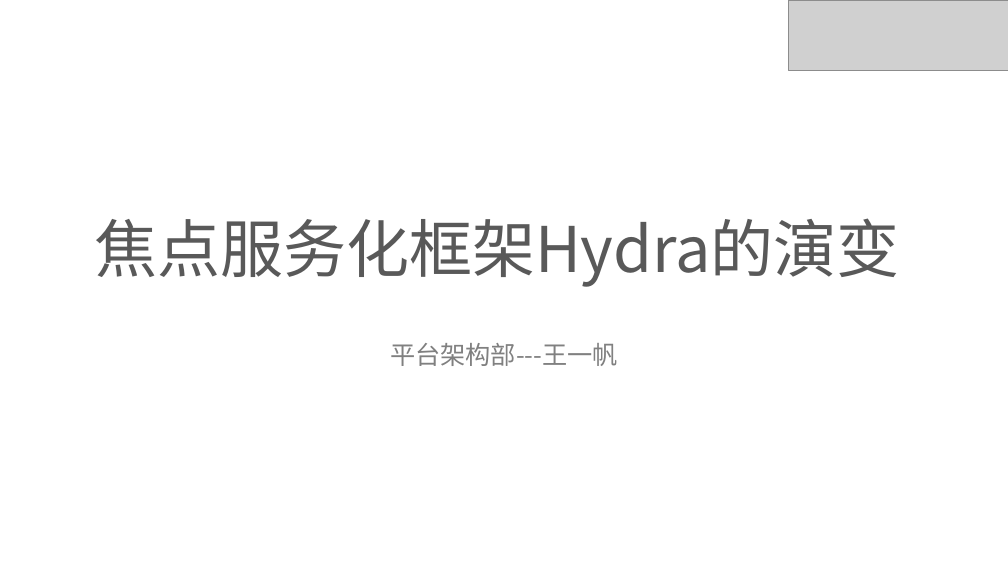
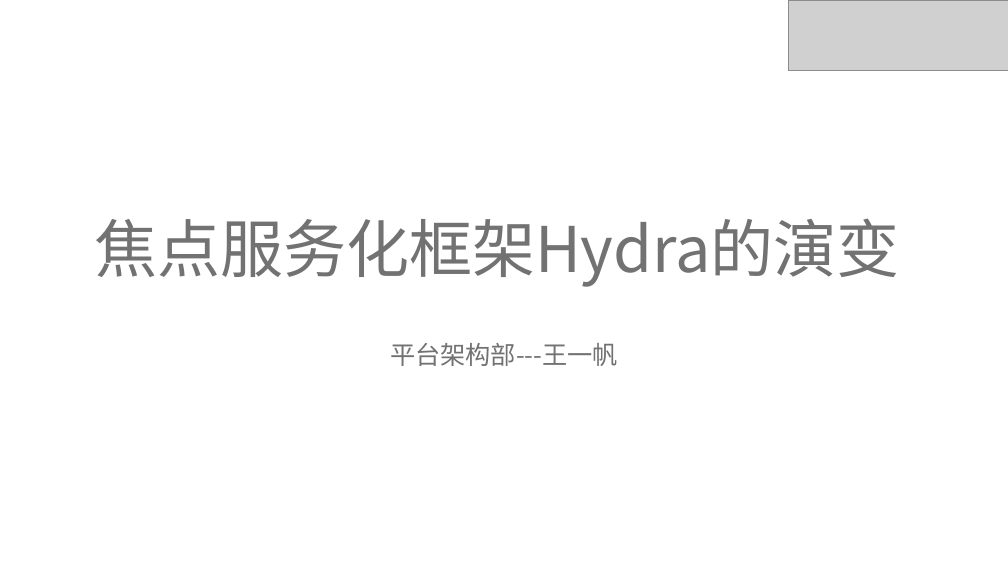
Before and after one commit to ivaneye/ivaneye.github.com, a slide deck: slide 1 of source/ppt/work/焦点服务化框架Hydra的演变-王一帆.pptx. Drawn at 1008x567 pixels with LibreOffice and Linux fonts; fonts in the diff are those of the drawing; grey boxes stand for pictures. Boxes give left, top, right and bottom in pixels: in the first picture for what was removed or moved away, otherwise in the second. Text is boxed around its words. In the diff, an @@ line names an element or a change of style, - is before the commit and + after.

```diff
--- a/source/ppt/work/焦点服务化框架Hydra的演变-王一帆.pptx
+++ b/source/ppt/work/焦点服务化框架Hydra的演变-王一帆.pptx
@@ title "焦点服务化框架Hydra的演变" at bbox=[94, 218, 900, 287]: text colour #595959 to #727272 @@
```
Also in this commit, not shown: 11 other slides changed, 4 slides added, 2 slides removed, 1 other file.
